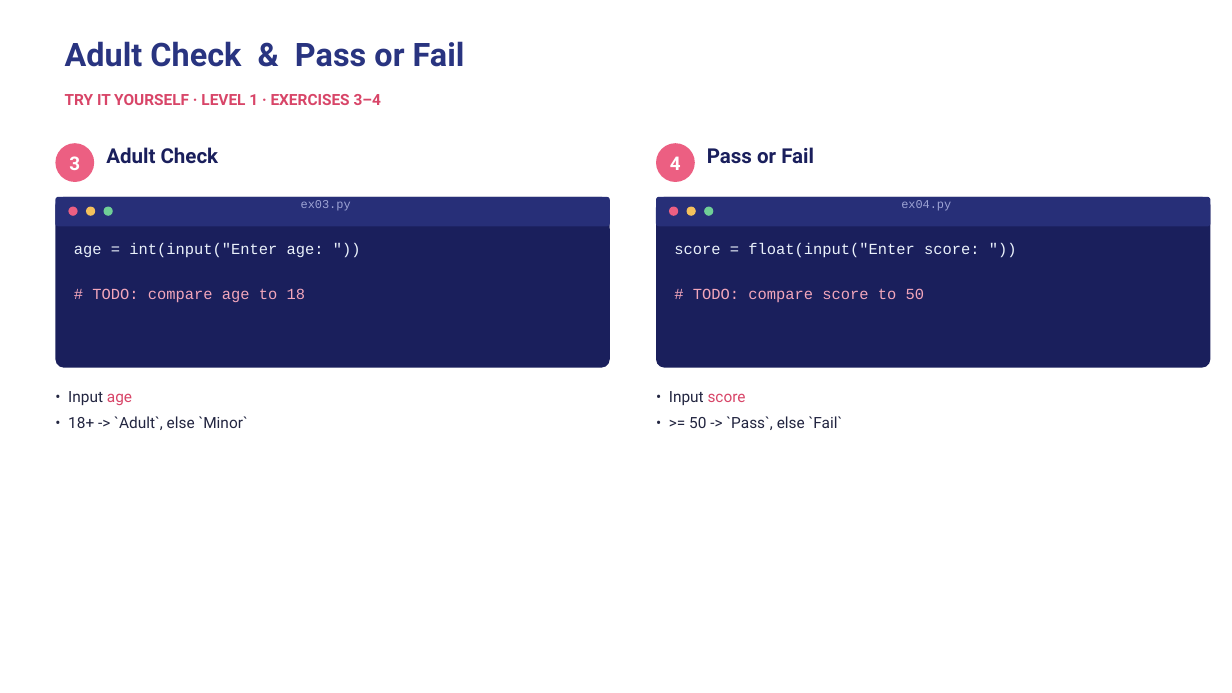
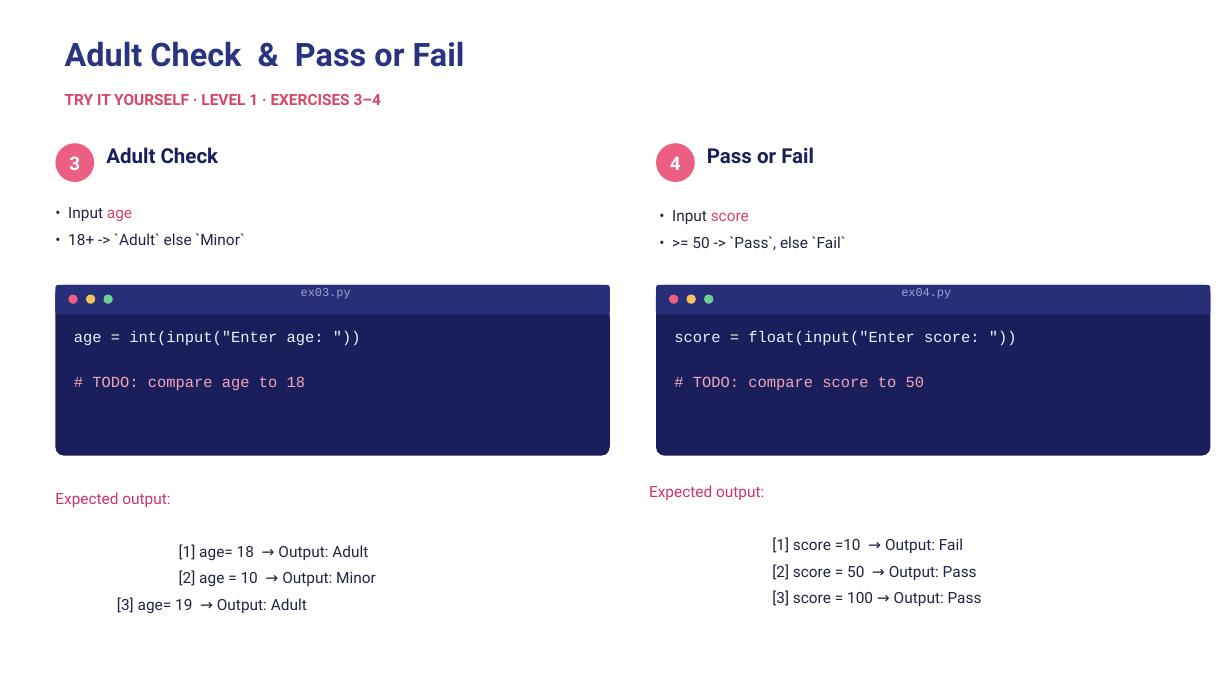
Before and after one commit to wg-training/wg-python-for-data-science-fundamental, a slide deck: slide 23 of slides/06 - Python Control Flows - Conditional Statement.pptx (slide 20 before the commit). Drawn at 1232x693 pixels with LibreOffice and Linux fonts; fonts in the diff are those of the drawing. Boxes give left, top, right and bottom in pixels: in the first picture for what was removed or moved away, otherwise in the second. Text is boxed around its words. In the diff, an @@ line names an element or a change of style, - is before the commit and + after.

```diff
--- a/slides/06 - Python Control Flows - Conditional Statement.pptx
+++ b/slides/06 - Python Control Flows - Conditional Statement.pptx
@@ text "• Input age": place and size @@
-text "• Input age" at (68,391,248,430)
+text "• Input age" at (68,207,244,245)
@@ text "• Input score": place and size @@
-text "• Input score" at (669,391,843,430)
+text "• Input score" at (672,210,846,250)
@@ text at (68,233,244,245): text changed @@
-• 18+ -> `Adult`, else `Minor`
+• 18+ -> `Adult` else `Minor`
@@ 4 texts, 4 rounded rectangles: place and size @@
-4 texts, 4 rounded rectangles at (55,197,1211,368)
+4 texts, 4 rounded rectangles at (55,285,1211,456)
@@ 6 ellipses: place and size @@
-6 ellipses at (69,207,713,217)
+6 ellipses at (69,294,713,304)
@@ text added at (55,492,376,613), 9 pt, text #222540 @@
+Expected output:
+[1] age= 18 → Output: Adult
+[2] age = 10 → Output: Minor
+[3] age= 19 → Output: Adult
@@ text added at (649,485,982,606), 9 pt, text #222540 @@
+Expected output:
+[1] score =10 → Output: Fail
+[2] score = 50 → Output: Pass
+[3] score = 100 → Output: Pass
```
Also in this commit, not shown: 10 other slides changed, 9 slides added, 2 other files.
